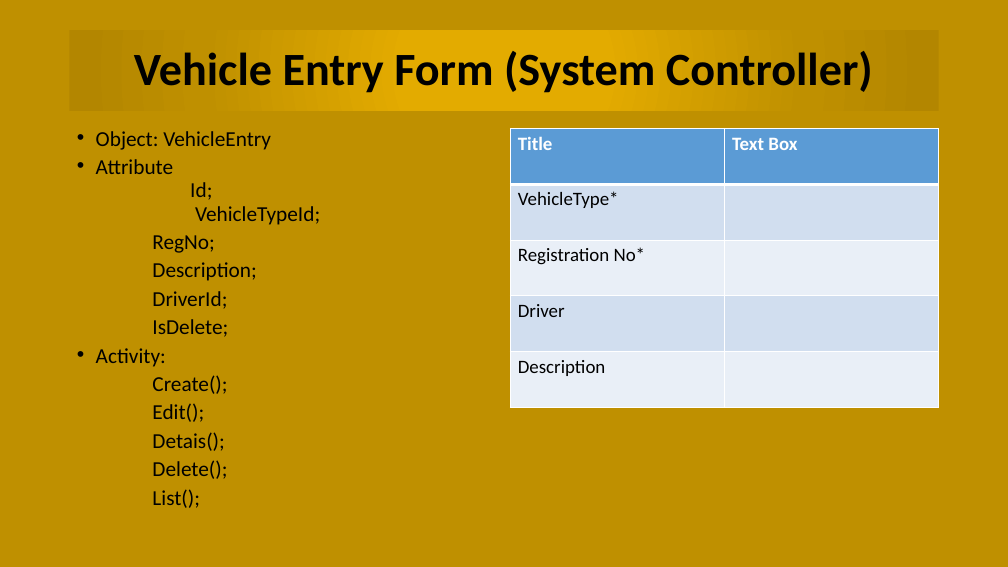
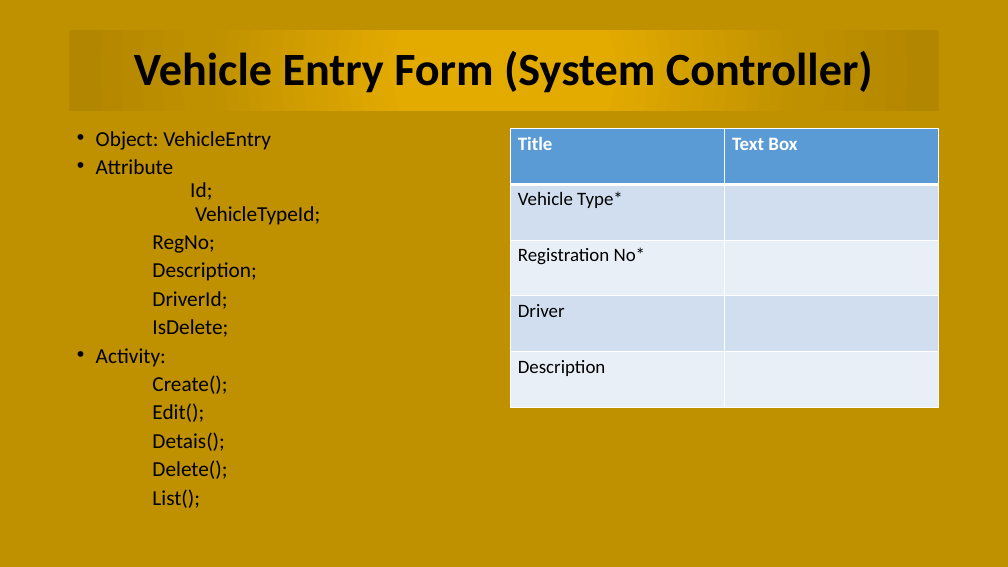
Before and after one commit to chittoranjan/BCCVehicleManagemant, a slide deck: slide 15 of Document/Vehicle Management Presentation.pptx. Drawn at 1008x567 pixels with LibreOffice and Linux fonts; fonts in the diff are those of the drawing. Boxes give left, top, right and bottom in pixels: in the first picture for what was removed or moved away, otherwise in the second. Text is boxed around its words. In the diff, an @@ line names an element or a change of style, - is before the commit and + after.

```diff
--- a/Document/Vehicle Management Presentation.pptx
+++ b/Document/Vehicle Management Presentation.pptx
@@ table at [510,129,938,408] @@
-row 2, column 1: VehicleType*
+row 2, column 1: Vehicle Type*
```
Also in this commit, not shown: 9 other slides changed, 16 slides added, 4 other files.
